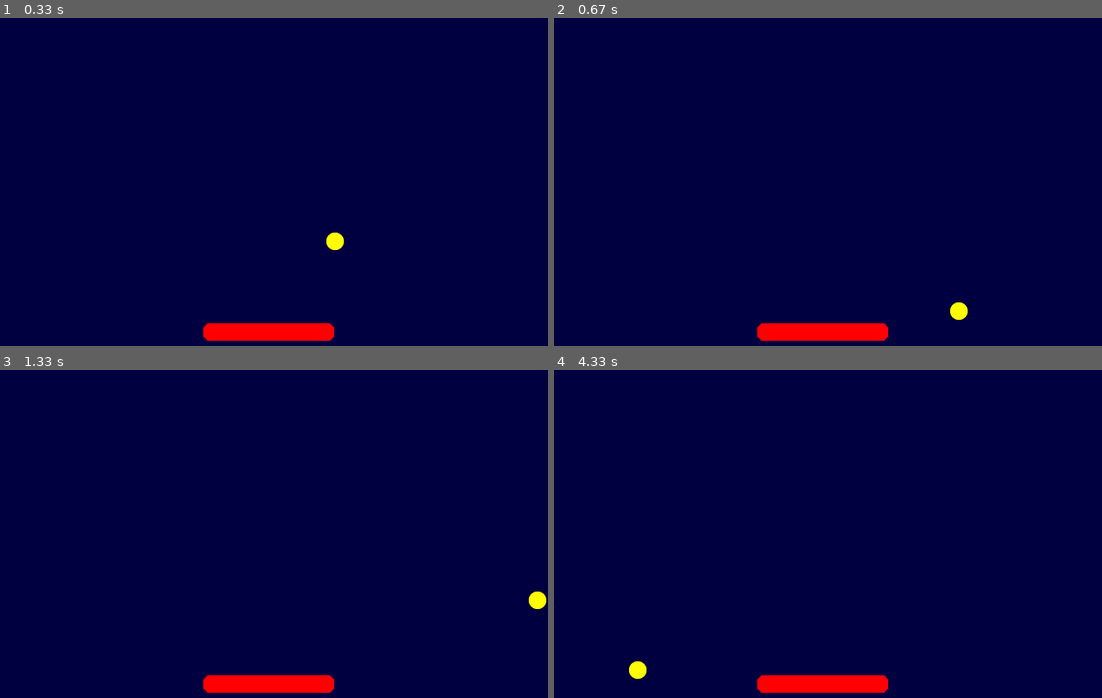
Above: before the commit, frames 1-4 (two rows, left to right).
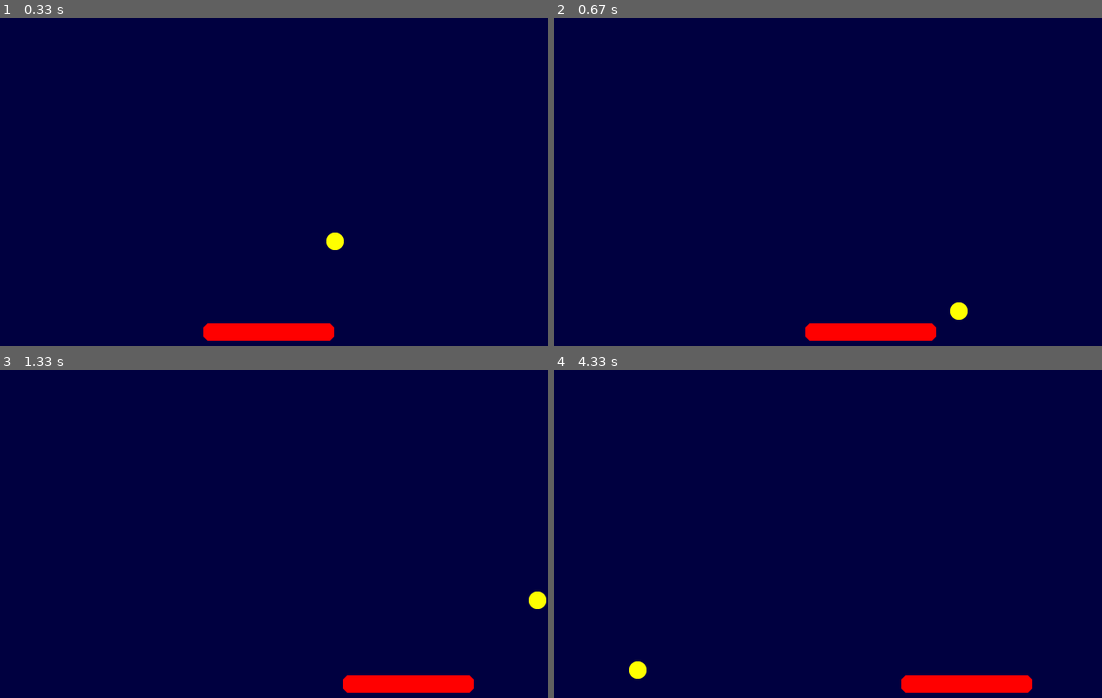
Above: after the commit, the same moments.

Repository: mxcat1/CURSO-PYGAME
Game: pygame game, started from Primer01/Juego de Ladrillos.py
Same seed, same stepped clock (60 frames per second), same inputs: the game is played once before the commit and once after it.
Inputs:
- Up to frame 1 (0.33 s): no input
- Up to frame 2 (0.67 s): hold Right from 0.33 s (still down)
- Up to frame 3 (1.33 s): release Right at 0.8 s; hold Right 0.83-1.3 s
- Up to frame 4 (4.33 s): hold Left 1.33-1.87 s; hold Left 1.9-2.3 s; hold Right 2.33-2.97 s; hold Left 3-3.47 s; hold Right 3.5-3.97 s; hold Right from 4 s (still down)

Frame 1 is identical in both runs. In frame 2, 0.9% of the frame differs, in the area x 37-70%, y 93-99%; in frame 3, 2.5%, in the area x 37-87%, y 93-99%; in frame 4, 2.5%.

Commit message:
NUEVAS ACCIONES PARA EL JUGADORS EVENTO KEYDOWN

Diff:
--- a/Primer01/Juego de Ladrillos.py
+++ b/Primer01/Juego de Ladrillos.py
@@ -33,8 +33,10 @@
         elif self.rect.right >= ANCHO or self.rect.left <= 0:
             self.speed[0] = -self.speed[0]
         self.rect.move_ip(self.speed)
+
+
 #CLASE NUEVA DEL JUGADOR
-class Jugador(pygame.sprite.Sprite):
+class Paleta(pygame.sprite.Sprite):
     def __init__(self):
         pygame.sprite.Sprite.__init__(self)
         self.image = pygame.image.load('Recursos/paleta.png')
@@ -42,6 +44,16 @@
         self.rect.midbottom = (ANCHO/2, ALTO-20)
         self.speed =[0, 0]
 
+    def Update(self, evento):
+
+        if evento.key == pygame.K_LEFT and self.rect.left > 0:
+            self.speed = [-5, 0]
+        elif evento.key == pygame.K_RIGHT and self.rect.right < ANCHO:
+            self.speed = [5, 0]
+        else:
+            self.speed = [0, 0]
+
+        self.rect.move_ip(self.speed)
 
 
 #generar la pantalla con los dos datos anteriores
@@ -56,10 +68,14 @@
 
 reloj=pygame.time.Clock()
 
+#RETASO DE PRESION DE LA TECLA
+
+pygame.key.set_repeat(30)
+
 #INSTANCIAR CLASE BOLITA
 
 bolita = Bolita()
-jugador = Jugador()
+jugador = Paleta()
 
 #buclee infinito para que no se cierre automaticamente la pantalla
 while True:
@@ -69,6 +85,9 @@
     for evento in pygame.event.get():
         if evento.type == pygame.QUIT:
             sys.exit()
+        elif evento.type == pygame.KEYDOWN:
+            jugador.Update(evento)
+
     #llamando al metodo update
     bolita.update()
     pantalla.fill(color_fondo)
